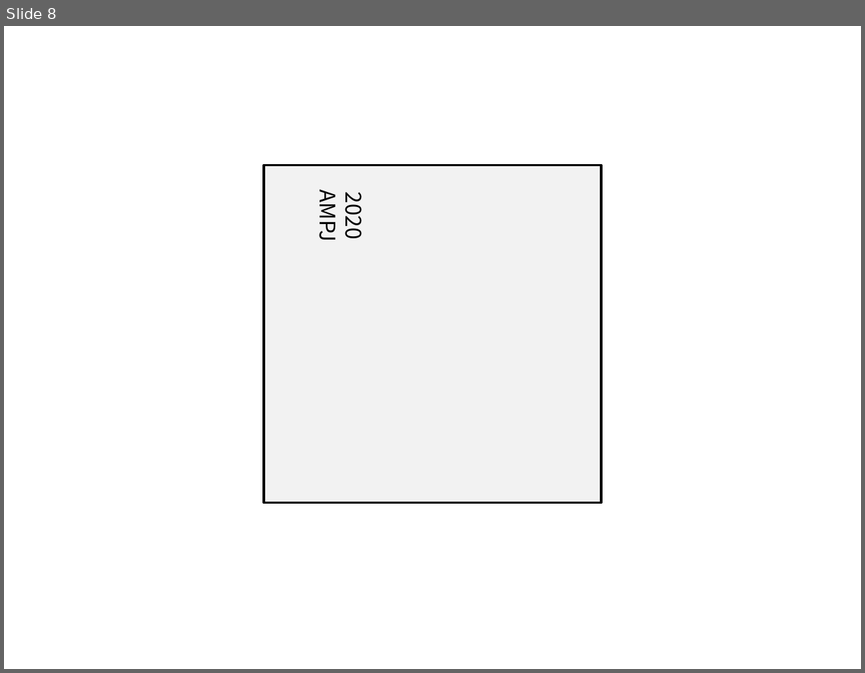
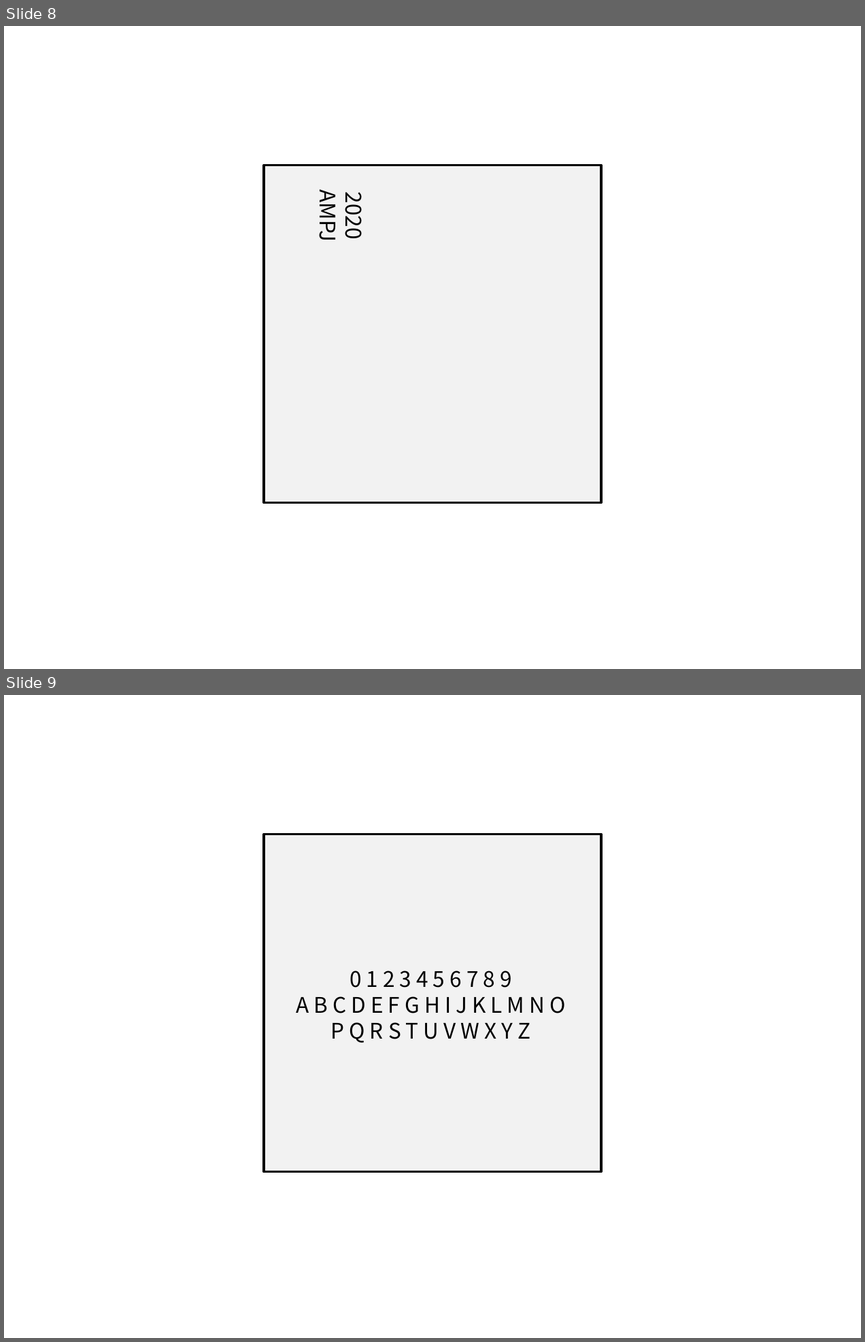
Before and after one commit to Choojj/edge_detector, a slide deck: ocr/data/ocr 원본.pptx. Shown one above the other, each under a label of ours: slide 8 before the commit, slides 8 and 9 after it. The pictures are 865x673 and 865x1342 pixels, drawn with LibreOffice and Linux fonts; fonts in the diff are those of the drawing. Boxes give left, top, right and bottom in pixels: in the first picture for what was removed or moved away, otherwise in the second. Text is boxed around its words. In the diff, an @@ line names an element or a change of style, - is before the commit and + after.

```diff
--- a/ocr/data/ocr 원본.pptx
+++ b/ocr/data/ocr 원본.pptx
@@ slide 9 added at box(4, 695, 861, 1338), background #FFFFFF @@
@@ rectangle added at box(264, 834, 601, 1172), fill #F2F2F2, outline #000000 2 pt @@
@@ text added at box(296, 970, 565, 1042), 18 pt, text #000000 @@
+0 1 2 3 4 5 6 7 8 9
+A B C D E F G H I J K L M N O P Q R S T U V W X Y Z
```
Also in this commit, not shown: 44 other files.
